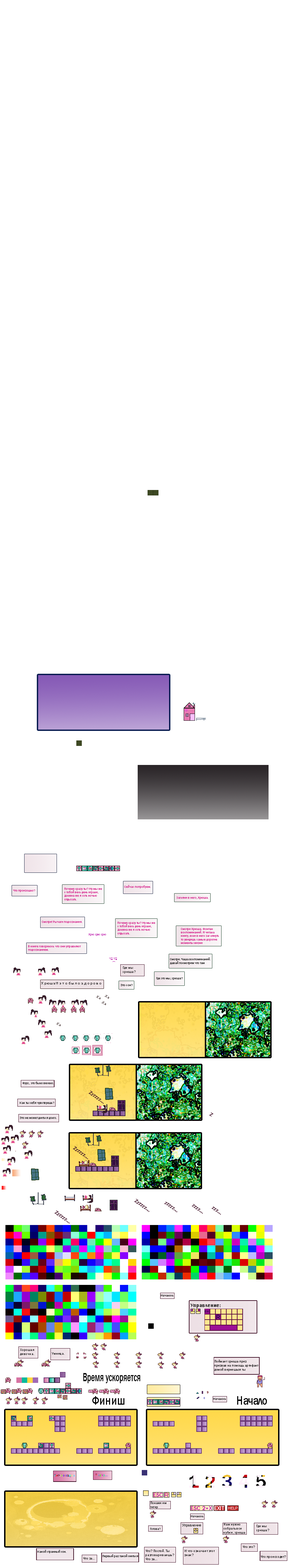
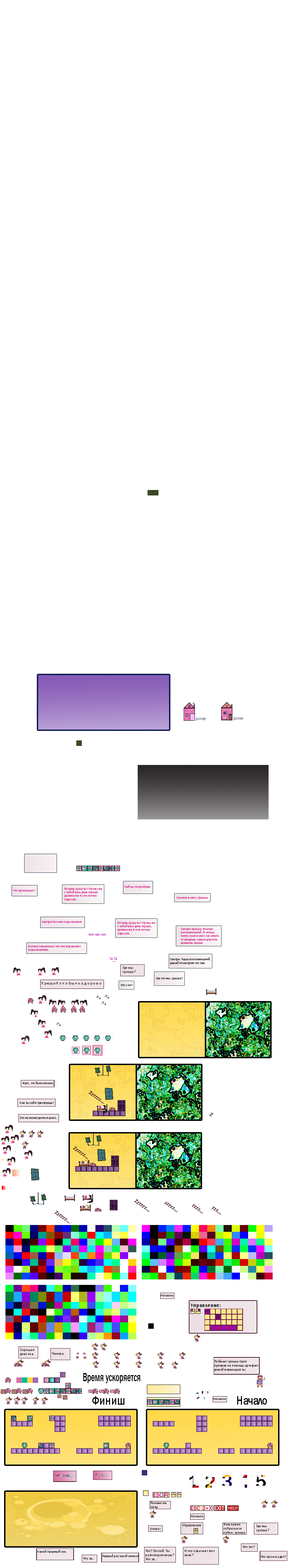
Comparing the layer stacks of the two (289, 1568) images. Changes:
added layer "Слой 11" (52%) above "Слой 13" over [224, 711, 228, 715]
added layer "Слой 13" above "Слой 9" over [228, 714, 232, 720]
added layer "Слой 9" above "Слой 7" over [221, 716, 227, 721]
added layer "Слой 6 копия" above "Слой 6" over [220, 701, 243, 721]
added layer "Слой 8" above "Сейчас попробуем." over [205, 988, 217, 995]
